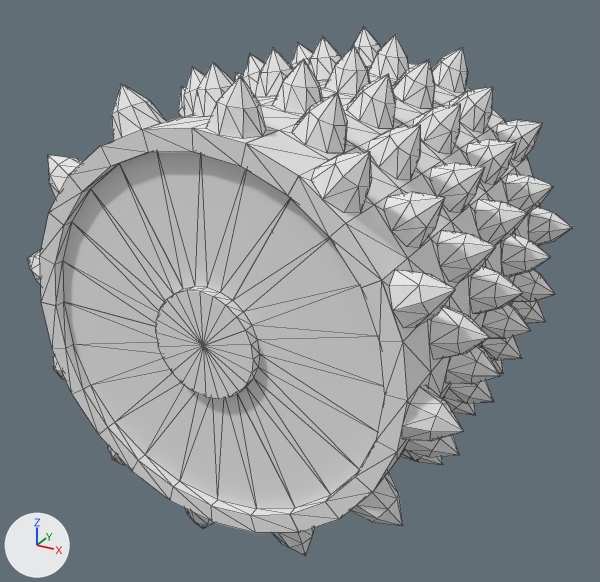
Before and after pictures for a commit that changed the OBJ model src/main/resources/assets/resonantinduction/models/grinder.obj.
Before and after are seen from a 50 mm camera at (1.82, -3.44, 1.58) aimed at (-0.03, -0.07, -0.1). Lighting does not change. The marker at lower left points along +X, +Y and +Z. Mesh edges are drawn as thin lines. Where no turn or scale is listed for an object, it has been applied to the vertices. Vertices at the same position are counted once.

Objects in the first picture: 'grinder'.
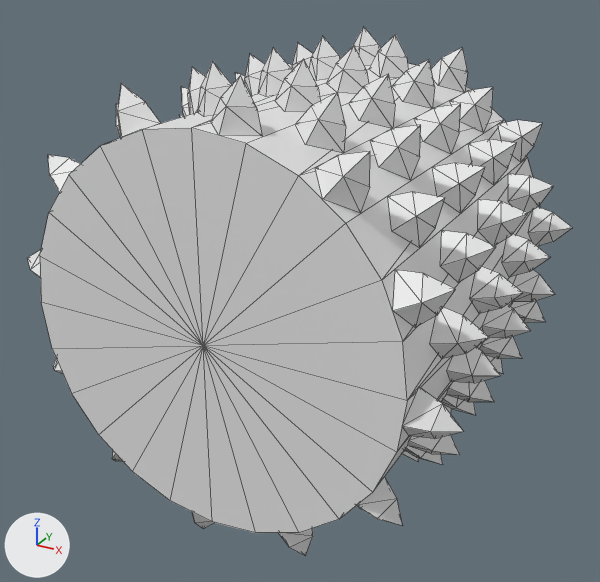
What changed in the scene script:
```text
Change me_grinder:
    used by ob_grinder; location = (0.0, 0.0, 0.0)
    remove me_grinder.from_pydata(...)  # 2249 vertices, 3120 faces; spans x -1.08..1.08, y -0.96..0.96, z -1.08..1.08
    remove me_grinder.materials.append(mat_none)  # white #e7e7e7
    add me_grinder.from_pydata(...)  # 938 vertices, 1248 faces; spans x -1.08..1.08, y -0.96..0.96, z -1.08..1.08
    me_grinder part 1: 1323 vertices removed from x -0.99..0.99, y -0.96..0.96, z -0.99..0.99; 12 vertices added at x -0.9..0.9, y 0.96, z -0.87..0.9
```

Changed parts and their boxes (x1, y1, x2, y2) in the pictures (600 x 582 px):
part 1 of me_grinder, cut back: before (27, 27, 573, 556)
